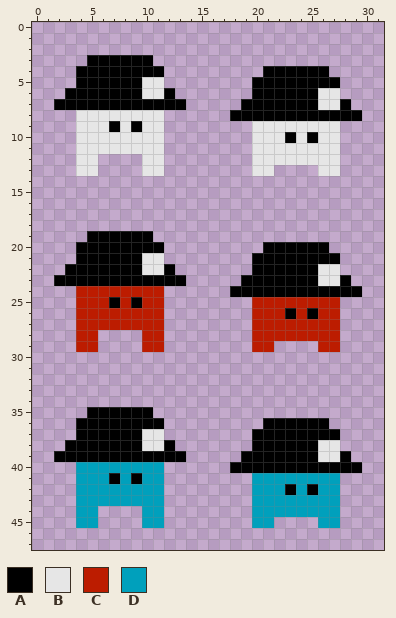
Pixel-art sprite, stored at Miners Misfortune/player.png. The first picture shows the starting point.
The file is 32x48 pixels.
Palette (. is transparent): A #000000  B #e6e6e6  C #bc1c00  D #00a0bc
Pixels before, first column x 2:
 3 ...AAAAAA...................
 4 ..AAAAAAAA.........AAAAAA...
 5 ..AAAAAABB........AAAAAAAA..
 6 .AAAAAAABBA.......AAAAAABB..
 7 AAAAAAAAAAAA.....AAAAAAABBA.
 8 ..BBBBBBBB......AAAAAAAAAAAA
 9 ..BBBABABB........BBBBBBBB..
10 ..BBBBBBBB........BBBABABB..
11 ..BBBBBBBB........BBBBBBBB..
12 ..BB....BB........BBBBBBBB..
13 ..BB....BB........BB....BB..
14 ............................
15 ............................
16 ............................
17 ............................
18 ............................
19 ...AAAAAA...................
20 ..AAAAAAAA.........AAAAAA...
21 ..AAAAAABB........AAAAAAAA..
22 .AAAAAAABBA.......AAAAAABB..
23 AAAAAAAAAAAA.....AAAAAAABBA.
24 ..CCCCCCCC......AAAAAAAAAAAA
25 ..CCCACACC........CCCCCCCC..
26 ..CCCCCCCC........CCCACACC..
27 ..CCCCCCCC........CCCCCCCC..
28 ..CC....CC........CCCCCCCC..
29 ..CC....CC........CC....CC..
30 ............................
31 ............................
32 ............................
33 ............................
34 ............................
35 ...AAAAAA...................
36 ..AAAAAAAA.........AAAAAA...
37 ..AAAAAABB........AAAAAAAA..
38 .AAAAAAABBA.......AAAAAABB..
39 AAAAAAAAAAAA.....AAAAAAABBA.
40 ..DDDDDDDD......AAAAAAAAAAAA
41 ..DDDADADD........DDDDDDDD..
42 ..DDDDDDDD........DDDADADD..
43 ..DDDDDDDD........DDDDDDDD..
44 ..DD....DD........DDDDDDDD..
45 ..DD....DD........DD....DD..
The same view after the edit:
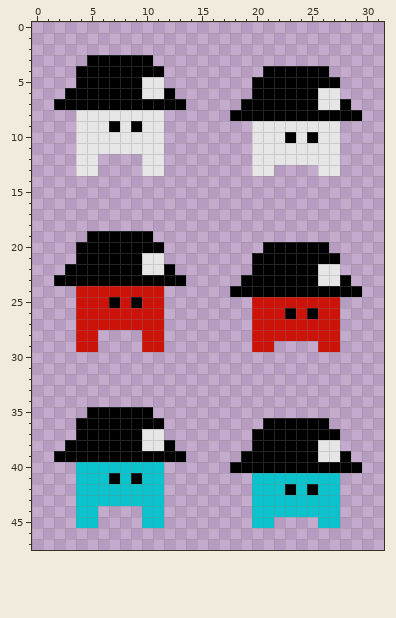
Message: updated paths and player colors
The exact change:
Colour C changes from #bc1c00 to #cc130a.
Colour D changes from #00a0bc to #0ac3cc.
